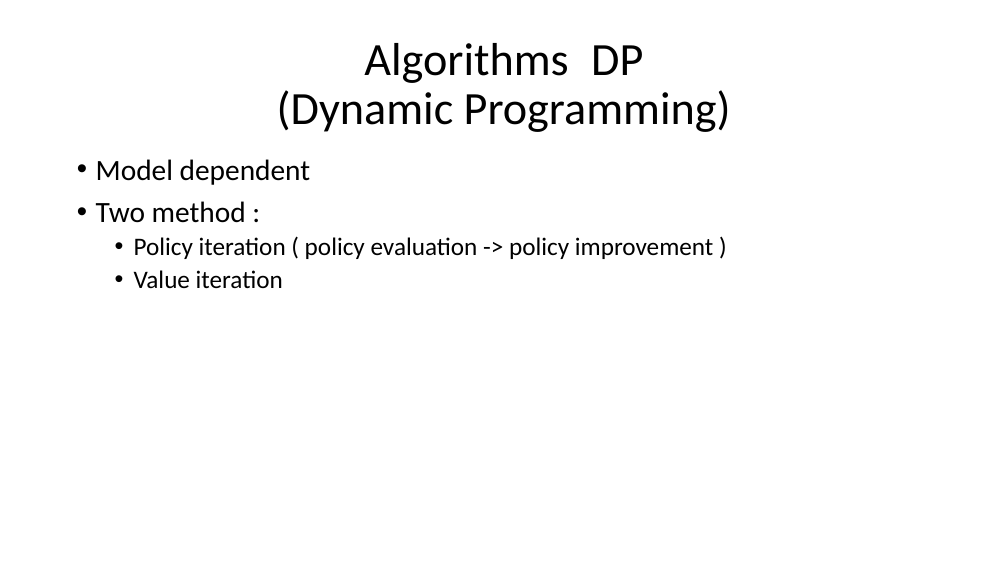
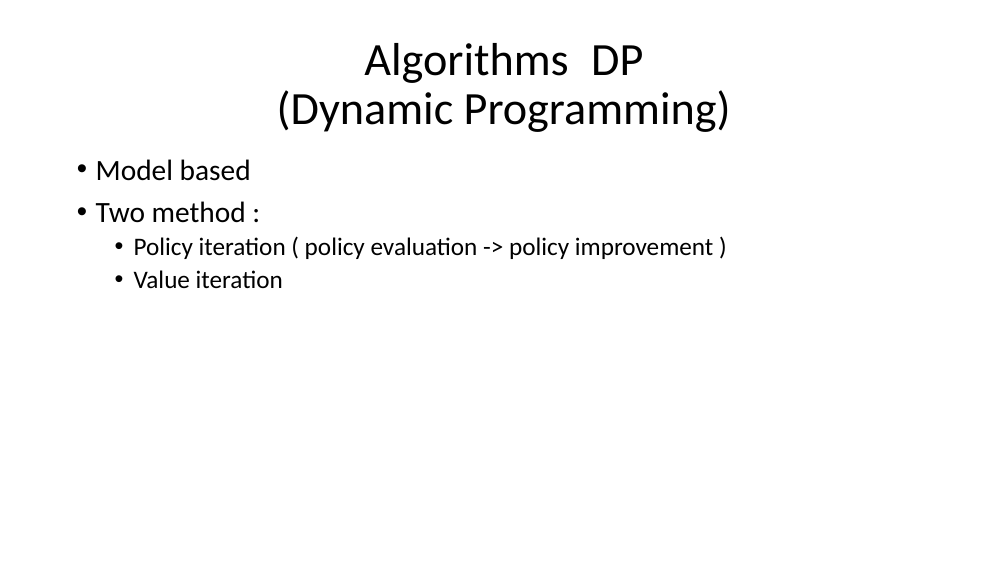
Before and after one commit to xfdywy/RL, a slide deck: slide 15 of FirstSeminar/firstseminar.pptx (slide 13 before the commit). Drawn at 1008x567 pixels with LibreOffice and Linux fonts; fonts in the diff are those of the drawing. Boxes give left, top, right and bottom in pixels: in the first picture for what was removed or moved away, otherwise in the second. Text is boxed around its words. In the diff, an @@ line names an element or a change of style, - is before the commit and + after.

```diff
--- a/FirstSeminar/firstseminar.pptx
+++ b/FirstSeminar/firstseminar.pptx
@@ text at bbox=[96, 159, 251, 181]: text changed @@
-• Model dependent
+• Model based
```
Also in this commit, not shown: 3 other slides changed, 8 slides added.
